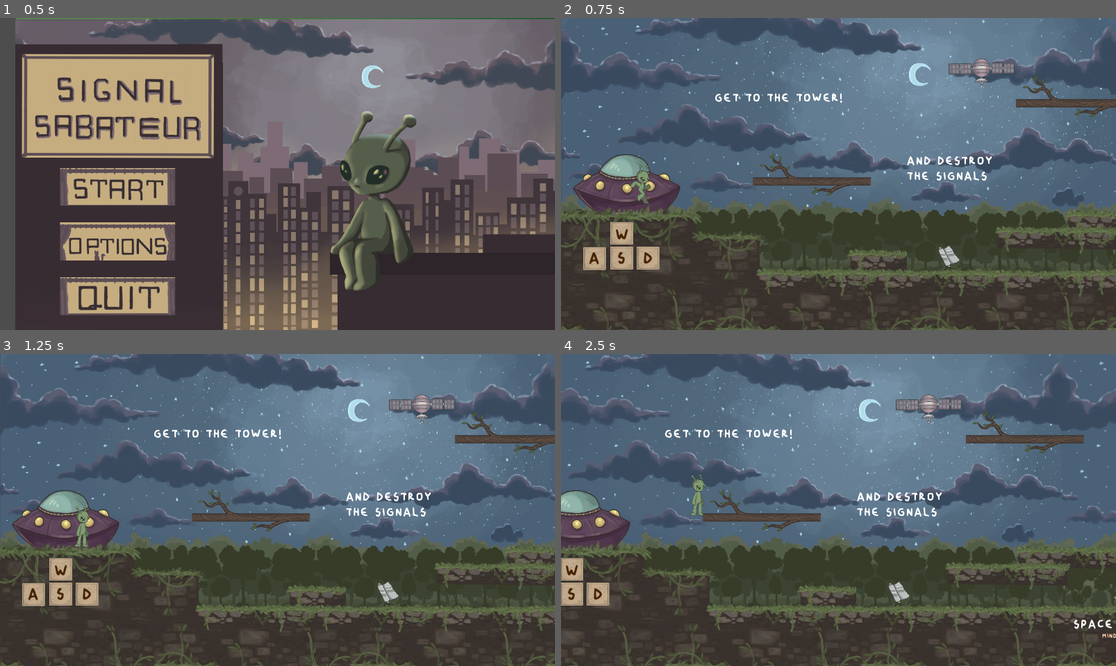
Above: before the commit, frames 1-4 (two rows, left to right).
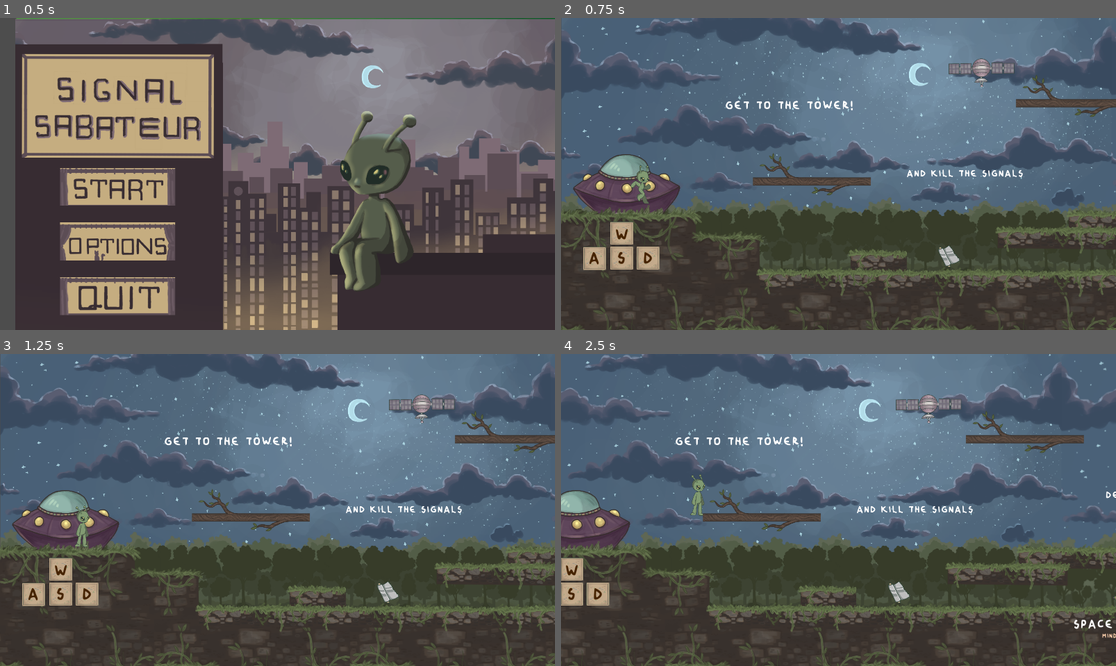
Above: after the commit, the same moments.

Repository: riotruija/EMMEMAA
Game: Godot game, scene res://scenes/main_menu.tscn
The game is run twice, just before and just after one commit, with the same random seed, the same clock (stepped at 60 frames per second) and the same inputs. Sound files missing from this copy of the repository are replaced by a short silence.
Inputs (mouse positions are in pixels of both pictures, inside the frame that each line leads up to):
- Up to frame 1 (0.5 s): no input
- Up to frame 2 (0.75 s): click (677, 186) at 0.5 s
- Up to frame 3 (1.25 s): no input
- Up to frame 4 (2.5 s): tap Enter at 1.25 s; move the mouse to (960, 494) at 1.27 s; hold D (right) 1.28-2 s; tap E at 1.35 s; click (960, 494) at 1.42 s; tap W (up) at 1.52 s; drag from (727, 525) to (921, 594) at 2.02 s

Frame 1 is identical in both runs. In frame 2, 0.9% of the frame differs, in the area x 27-84%, y 24-53%; in frame 3, 0.9%; in frame 4, 1.0%, in the area x 18-100%, y 24-53%.

Commit message:
nooled ja asjad

Diff:
--- a/scenes/earth.tscn
+++ b/scenes/earth.tscn
@@ -30,6 +30,7 @@
 [ext_resource type="AudioStream" uid="uid://cna4io87gsb58" path="res://SFX/jumping.mp3" id="14_qawek"]
 [ext_resource type="AudioStream" uid="uid://74vxplloomo3" path="res://SFX/running_woods.mp3" id="15_7e7ie"]
 [ext_resource type="PackedScene" uid="uid://bup5t0ob1g00n" path="res://scenes/bullet.tscn" id="15_8dfur"]
+[ext_resource type="Texture2D" uid="uid://belljkx2fjqsb" path="res://img/kovernool.png" id="15_j8ul0"]
 [ext_resource type="Texture2D" uid="uid://bwsyb4wplhs1d" path="res://img/squares/squares2.png" id="16_6lk5v"]
 [ext_resource type="AudioStream" uid="uid://b461v6kb4mv7b" path="res://SFX/landing.mp3" id="16_r20oc"]
 [ext_resource type="AudioStream" uid="uid://p0g6l6s6r7wh" path="res://SFX/hurt_sound.mp3" id="17_7e7ie"]
@@ -42,7 +43,6 @@
 [ext_resource type="Texture2D" uid="uid://cdebt4pdmf08l" path="res://img/platforms/korb/sand plat 3.png" id="27_nsbyv"]
 [ext_resource type="Texture2D" uid="uid://dk5sr2i7mtrmv" path="res://img/platforms/korb/sign2.png" id="28_oiqpw"]
 [ext_resource type="Texture2D" uid="uid://cvolqscsjgxng" path="res://img/platforms/korb/dead bush.png" id="30_scj2e"]
-[ext_resource type="Texture2D" uid="uid://bux6oy1f4vcv4" path="res://img/pewpew_yellow.png" id="31_8ckq1"]
 [ext_resource type="Texture2D" uid="uid://b7k3gkxa1qhdp" path="res://img/platforms/city_stuff/plant1.png" id="33_8t2u4"]
 [ext_resource type="Script" uid="uid://dycuw667ibiq0" path="res://scenes/puzzle_entry.gd" id="34_djwa2"]
 [ext_resource type="Texture2D" uid="uid://5vlvfu8c3x0a" path="res://img/platforms/korb/tower.png" id="42_36gwj"]
@@ -779,18 +779,19 @@
 scale = Vector2(2.2669163, 0.67)
 texture = ExtResource("14_6lk5v")
 
-[node name="ArrowDown" type="Sprite2D" parent="taust" unique_id=877340431]
-position = Vector2(8912, -48)
-scale = Vector2(1.878783, 1.905853)
-texture = ExtResource("31_8ckq1")
-
-[node name="Destroy" type="Label" parent="taust/ArrowDown" unique_id=692956208]
-offset_left = -170.32303
-offset_top = -96.54469
-offset_right = 264.67697
-offset_bottom = -49.544693
+[node name="Destroy" type="Label" parent="taust" unique_id=692956208]
+offset_left = 8705.0
+offset_top = -137.0
+offset_right = 9140.0
+offset_bottom = -90.0
 theme_override_font_sizes/font_size = 50
 text = "Destroy the tower!"
+
+[node name="ArrowDown" type="Sprite2D" parent="taust" unique_id=877340431]
+position = Vector2(8838, 12.999756)
+rotation = 1.3438978
+scale = Vector2(0.6, 0.6)
+texture = ExtResource("15_j8ul0")
 
 [node name="TryBox" type="Sprite2D" parent="taust" unique_id=575563195]
 modulate = Color(1, 0.5058824, 1, 0.5803922)
@@ -1443,10 +1444,10 @@
 
 [node name="Label7" type="Label" parent="tutorialtekstid" unique_id=720270690]
 light_mask = 513
-offset_left = 998.0
-offset_top = -841.0
-offset_right = 1464.0
-offset_bottom = -774.0
+offset_left = 1035.0
+offset_top = -815.0
+offset_right = 1501.0
+offset_bottom = -748.0
 theme_override_colors/font_color = Color(1, 1, 1, 1)
 theme_override_font_sizes/font_size = 75
 text = "Get to the tower!"
@@ -1454,12 +1455,21 @@
 [node name="Label8" type="Label" parent="tutorialtekstid" unique_id=1317360921]
 light_mask = 513
 offset_left = 1663.0
-offset_top = -623.0
+offset_top = -574.0
 offset_right = 2264.0
-offset_bottom = -556.0
+offset_bottom = -507.0
 theme_override_colors/font_color = Color(1, 1, 1, 1)
-theme_override_font_sizes/font_size = 75
-text = "And destroy
-the signals"
+theme_override_font_sizes/font_size = 60
+text = "And kill the signals"
+
+[node name="Label9" type="Label" parent="tutorialtekstid" unique_id=1060536909]
+light_mask = 513
+offset_left = 2525.0
+offset_top = -624.0
+offset_right = 3101.0
+offset_bottom = -557.0
+theme_override_colors/font_color = Color(1, 1, 1, 1)
+theme_override_font_sizes/font_size = 60
+text = "Destroy the satellites"
 
 [connection signal="body_entered" from="lopp" to="lopp" method="_on_body_entered"]
--- a/scenes/pusle.tscn
+++ b/scenes/pusle.tscn
@@ -5,6 +5,7 @@
 [ext_resource type="AudioStream" uid="uid://cukmhakb807ly" path="res://music/puzzle_backgroundmp3.mp3" id="4_gt68l"]
 [ext_resource type="Texture2D" uid="uid://irgt4v5sxu1g" path="res://img/nool.png" id="5_a23m1"]
 [ext_resource type="Texture2D" uid="uid://b2q0utx5yvoqn" path="res://img/uuedkastid.png" id="5_k8l4c"]
+[ext_resource type="Texture2D" uid="uid://b8kjntb7oy376" path="res://img/sirgenool.png" id="6_a23m1"]
 
 [sub_resource type="TileSetAtlasSource" id="TileSetAtlasSource_gt4qv"]
 texture = ExtResource("5_k8l4c")
@@ -98,12 +99,14 @@
 bus = &"Music"
 
 [node name="Nool" type="Sprite2D" parent="." unique_id=1733310016]
+visible = false
 light_mask = 524801
 position = Vector2(-528, 252)
 rotation = 1.5707964
 texture = ExtResource("5_a23m1")
 
 [node name="Nool2" type="Sprite2D" parent="." unique_id=548191215]
+visible = false
 light_mask = 524800
 position = Vector2(650, -3)
 rotation = 1.5707964
@@ -151,3 +154,13 @@
 theme_override_colors/font_color = Color(1, 1, 1, 1)
 theme_override_font_sizes/font_size = 100
 text = "Fill all the squares !!"
+
+[node name="Sirgenool" type="Sprite2D" parent="." unique_id=1566811078]
+position = Vector2(-542, 252)
+scale = Vector2(0.4, 0.4)
+texture = ExtResource("6_a23m1")
+
+[node name="Sirgenool2" type="Sprite2D" parent="." unique_id=1936387908]
+position = Vector2(650, -3)
+scale = Vector2(0.4, 0.4)
+texture = ExtResource("6_a23m1")
Not shown, added: img/NOOLED2.png.import
Binary file added: img/kovernool.png
Not shown, added: img/kovernool.png.import
Binary file added: img/sirgenool.png
Not shown, added: img/sirgenool.png.import
